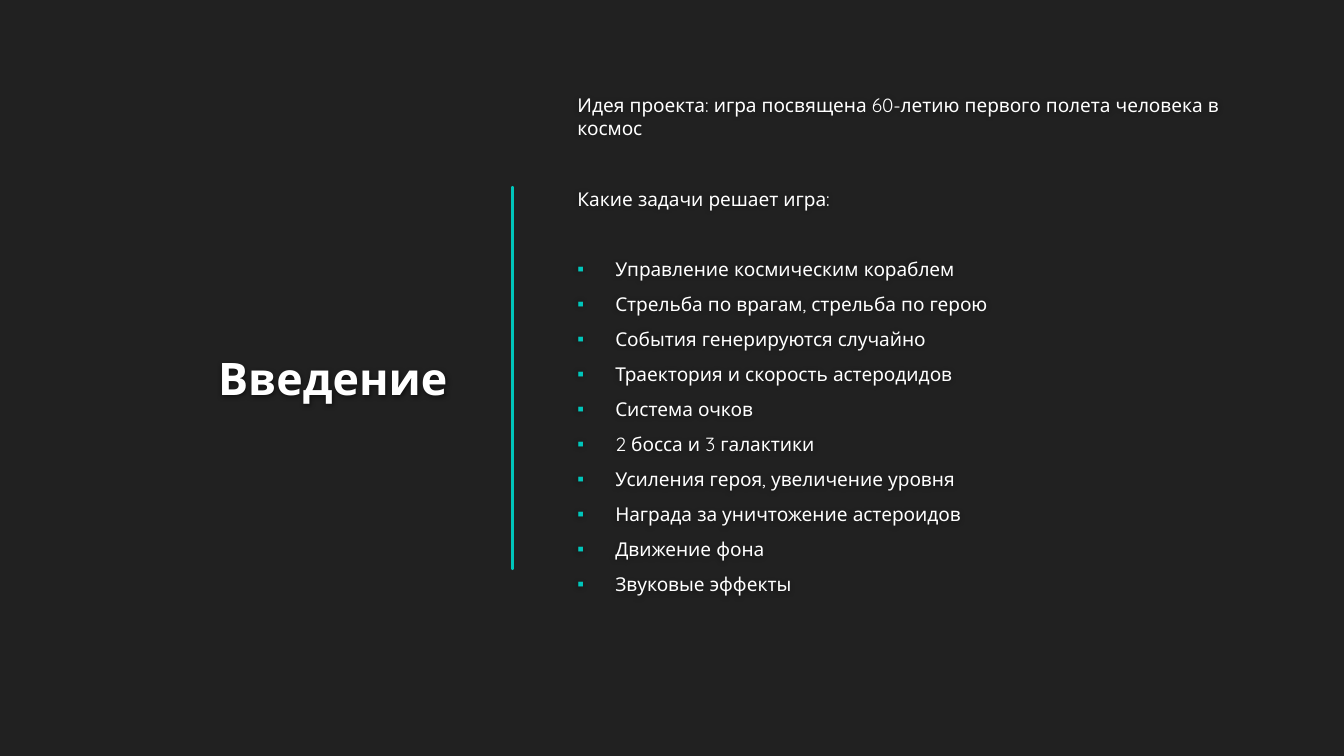
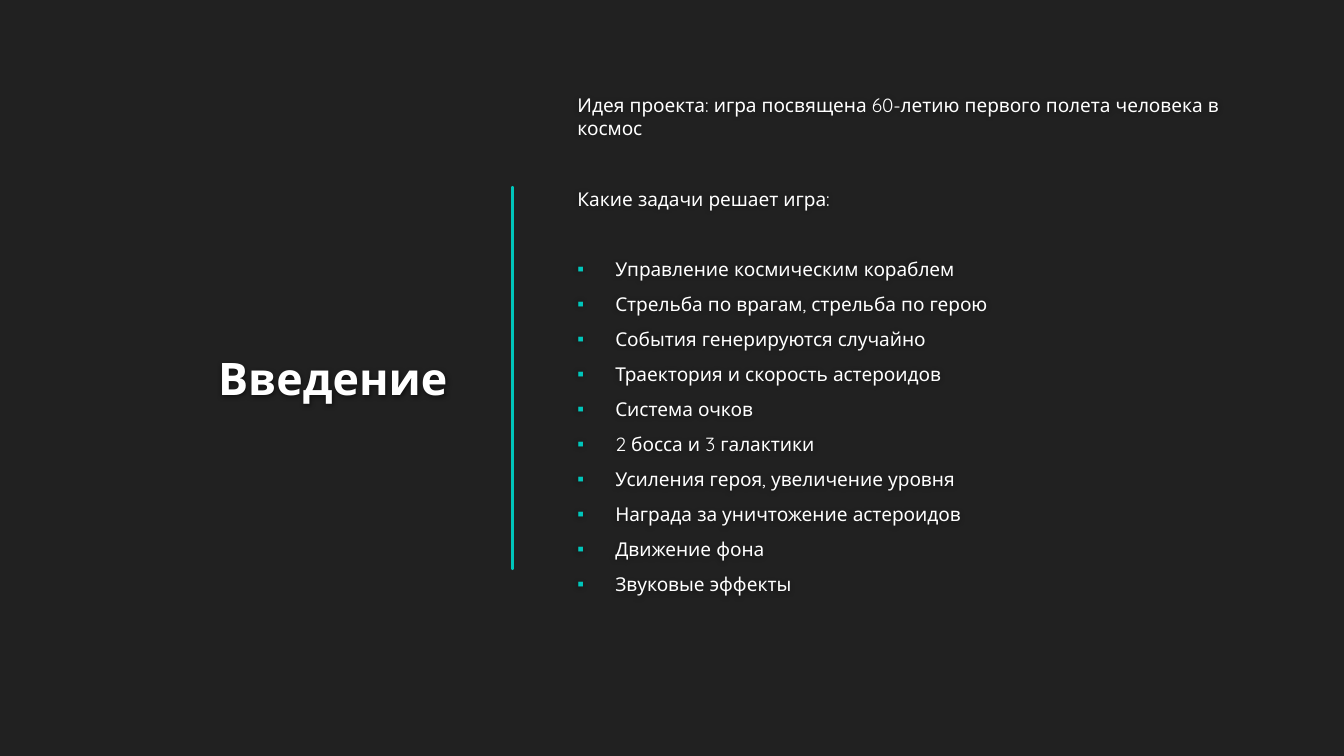
Before and after one commit to AlGaRitm2020/April_12, a slide deck: slide 2 of April_12.pptx. Drawn at 1344x756 pixels with LibreOffice and Linux fonts; fonts in the diff are those of the drawing; background and template pictures are left out. Boxes give left, top, right and bottom in pixels: in the first picture for what was removed or moved away, otherwise in the second. Text is boxed around its words. In the diff, an @@ line names an element or a change of style, - is before the commit and + after.

Commit message:
Presentation update 1.0.2

```diff
--- a/April_12.pptx
+++ b/April_12.pptx
@@ text at (x1=615, y1=367, x2=941, y2=386): text changed @@
-▪ Траектория и скорость астеродидов
+▪ Траектория и скорость астероидов
```
Also in this commit, not shown: 4 other slides changed.
